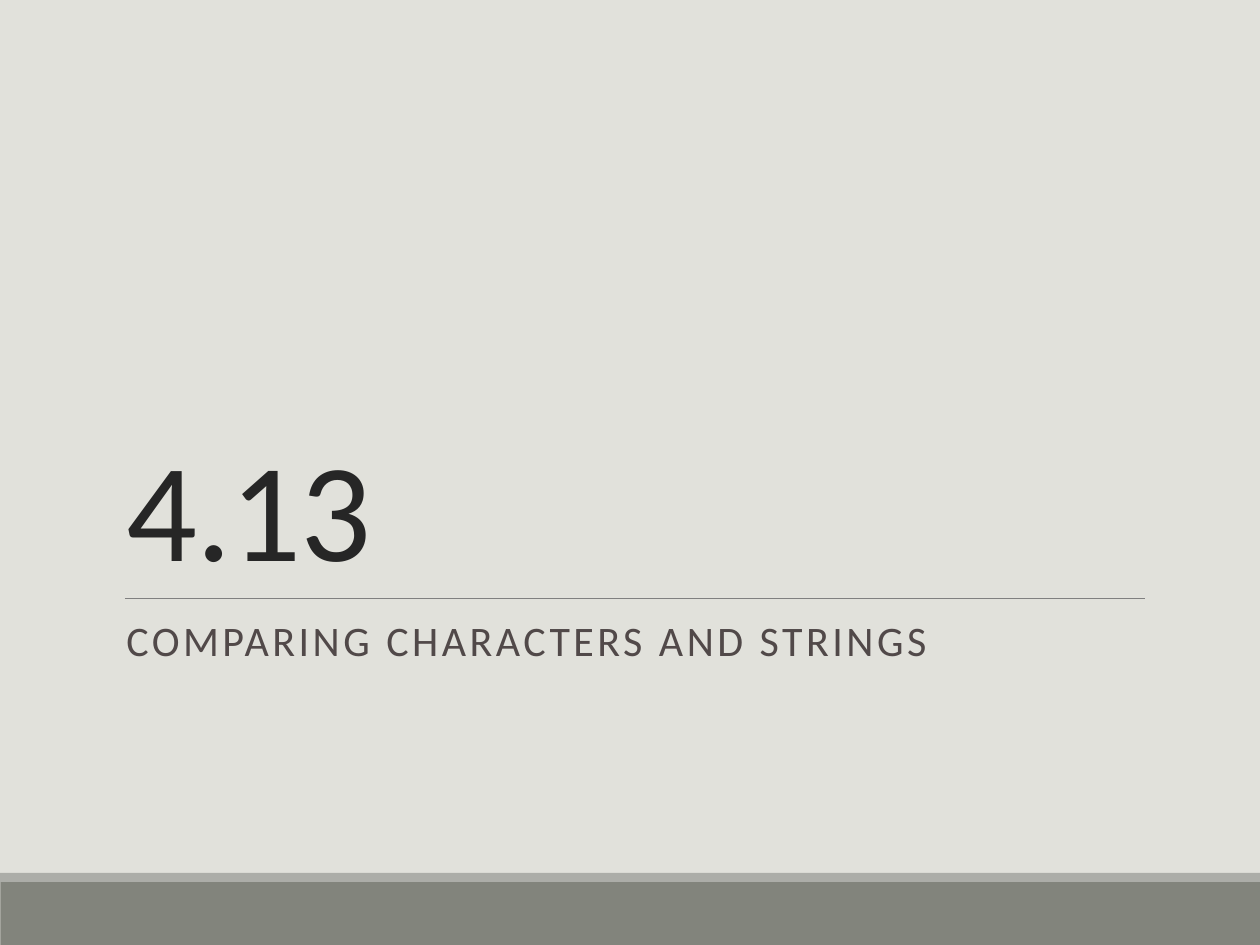
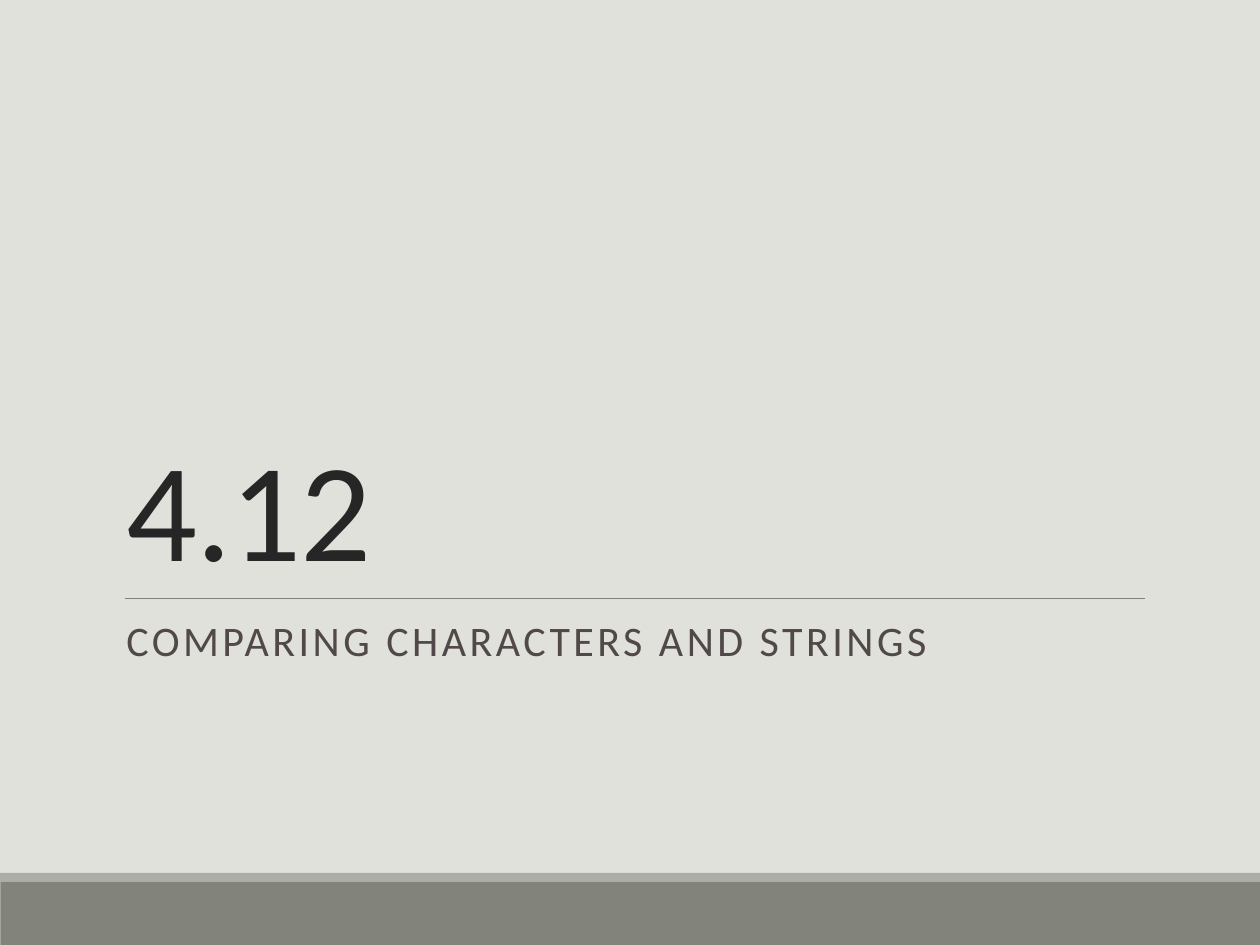
Before and after one commit to drolsonmi/eng1400, a slide deck: slide 53 of 1400_04_Making Decisions.pptx (slide 58 before the commit). Drawn at 1260x945 pixels with LibreOffice and Linux fonts; fonts in the diff are those of the drawing. Boxes give left, top, right and bottom in pixels: in the first picture for what was removed or moved away, otherwise in the second. Text is boxed around its words. In the diff, an @@ line names an element or a change of style, - is before the commit and + after.

```diff
--- a/1400_04_Making Decisions.pptx
+++ b/1400_04_Making Decisions.pptx
@@ title at (x1=126, y1=470, x2=372, y2=562): text changed @@
-4.13
+4.12
```
Also in this commit, not shown: 35 other slides changed, 2 slides added, 16 slides removed, 4 other files.
